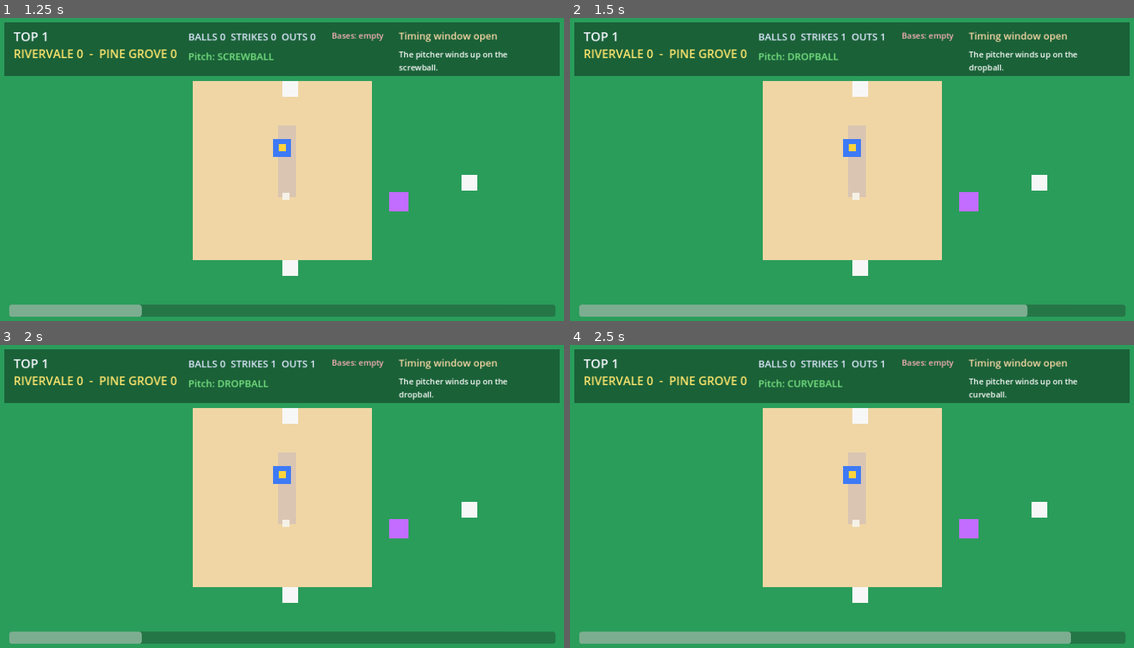
Above: before the commit, frames 1-4 (two rows, left to right).
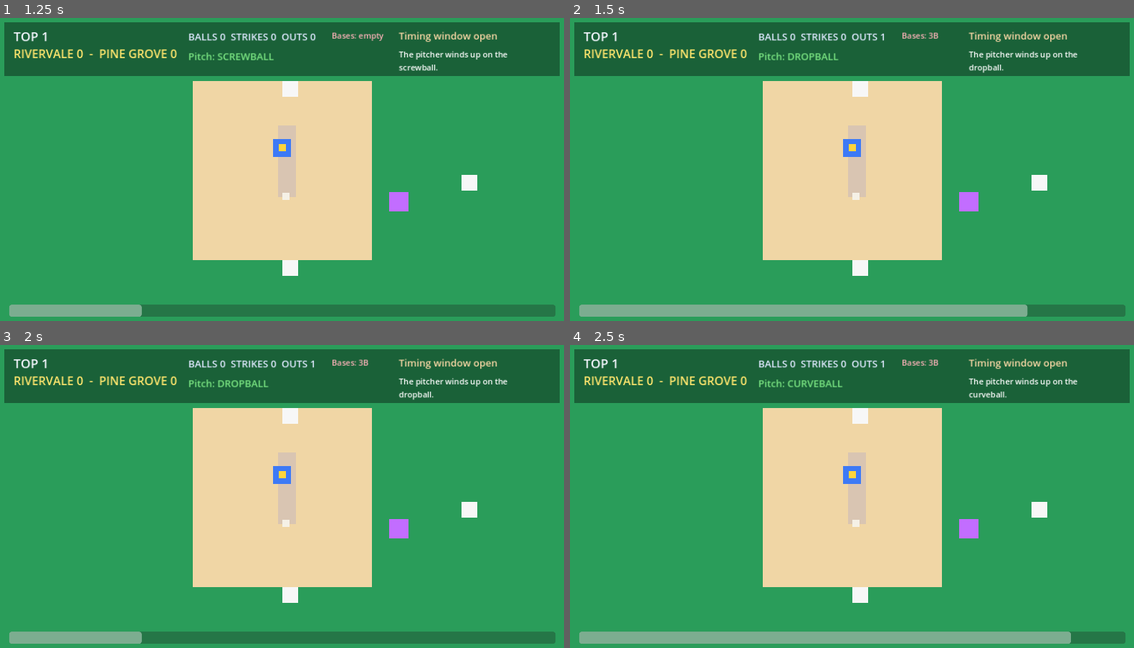
Above: after the commit, the same moments.

Repository: benjagaiden/softball-game
Game: Godot game, scene res://scenes/Main.tscn
The game is run twice, just before and just after one commit, with the same random seed, the same clock (stepped at 60 frames per second) and the same inputs.
Inputs:
- Up to frame 1 (1.25 s): tap Enter (next_pitch) at 0.5, 0.6 s
- Up to frame 2 (1.5 s): tap Space (toggle_swing) at 1.35 s
- Up to frame 3 (2 s): no input
- Up to frame 4 (2.5 s): tap Enter (next_pitch) at 2.1 s

Frame 1 is identical in both runs. In frame 2, less than 0.1% of the frame differs, in the area x 48-68%, y 4-8%; in frame 3, less than 0.1%; in frame 4, less than 0.1%.

Commit message:
Refine hit resolution so timing quality matters: perfect timing favors home runs/doubles, poor timing favors outs or weak contact.

Diff:
--- a/scripts/Game.gd
+++ b/scripts/Game.gd
@@ -1,7 +1,6 @@
 extends Node2D
 
 const PITCHES := ["fastball", "riseball", "curveball", "dropball", "screwball"]
-const HIT_TYPES := ["single", "double", "triple", "home_run", "ground_ball", "fly_ball"]
 
 var commentary: Node
 var field: Node2D
@@ -234,28 +233,50 @@
 		return
 
 	var timing_score: float = absf(swing_meter_value - 0.5)
-	if timing_score <= 0.35:
-		_resolve_hit(_choose_hit_result())
+	var contact_quality := 1.0 - timing_score / 0.5
+	if contact_quality > 0.0:
+		_resolve_hit(_choose_hit_result(contact_quality))
 	else:
 		_resolve_pitch_result(false)
 
-func _choose_hit_result() -> String:
+func _choose_hit_result(contact_quality: float) -> String:
 	var roll := randf()
-	if roll < 0.25:
+	var quality := clamp(contact_quality, 0.0, 1.0)
+
+	if quality > 0.85:
+		if roll < 0.4:
+			return "home_run"
+		elif roll < 0.7:
+			return "triple"
+		return "double"
+	elif quality > 0.65:
+		if roll < 0.25:
+			return "home_run"
+		elif roll < 0.55:
+			return "triple"
+		elif roll < 0.8:
+			return "double"
 		return "single"
-	elif roll < 0.45:
-		return "double"
-	elif roll < 0.65:
-		return "ground_ball"
-	elif roll < 0.85:
+	elif quality > 0.45:
+		if roll < 0.2:
+			return "double"
+		elif roll < 0.5:
+			return "single"
+		elif roll < 0.75:
+			return "ground_ball"
 		return "fly_ball"
-	return "home_run"
+	else:
+		if roll < 0.35:
+			return "single"
+		elif roll < 0.65:
+			return "ground_ball"
+		return "fly_ball"
 
 func _resolve_pitch_result(made_contact: bool) -> void:
 	swing_window_active = false
 
 	if made_contact:
-		_resolve_hit(_choose_hit_result())
+		_resolve_hit(_choose_hit_result(0.5))
 		return
 
 	strikes += 1
